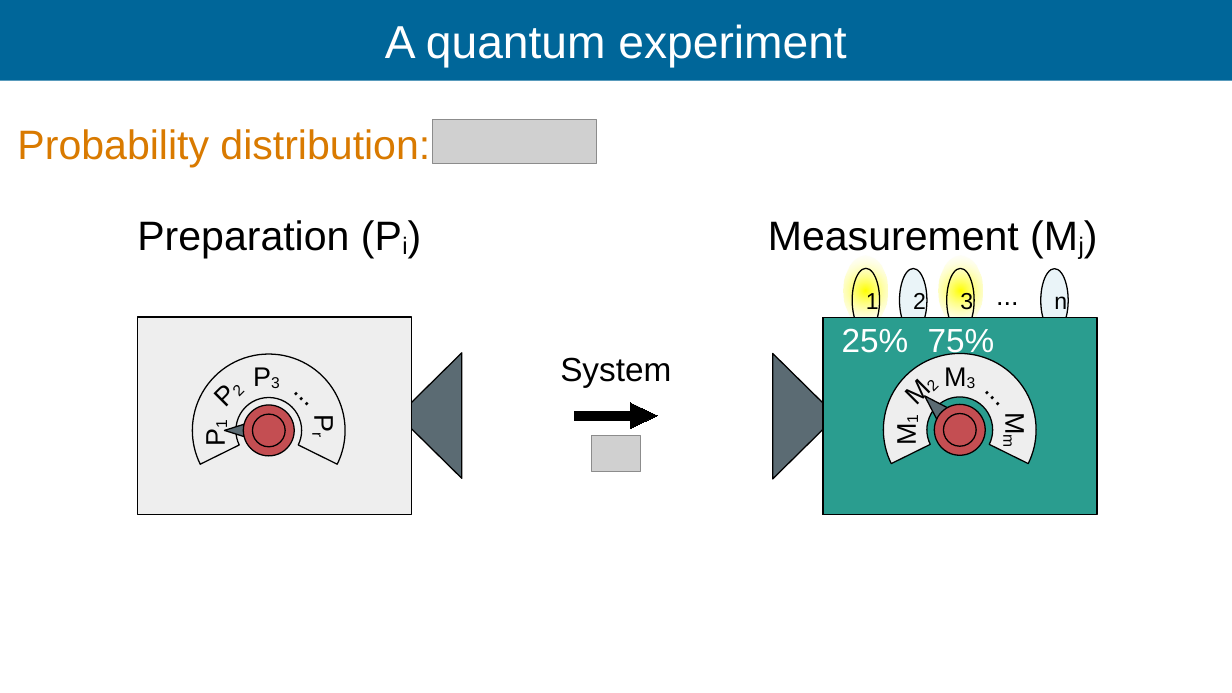
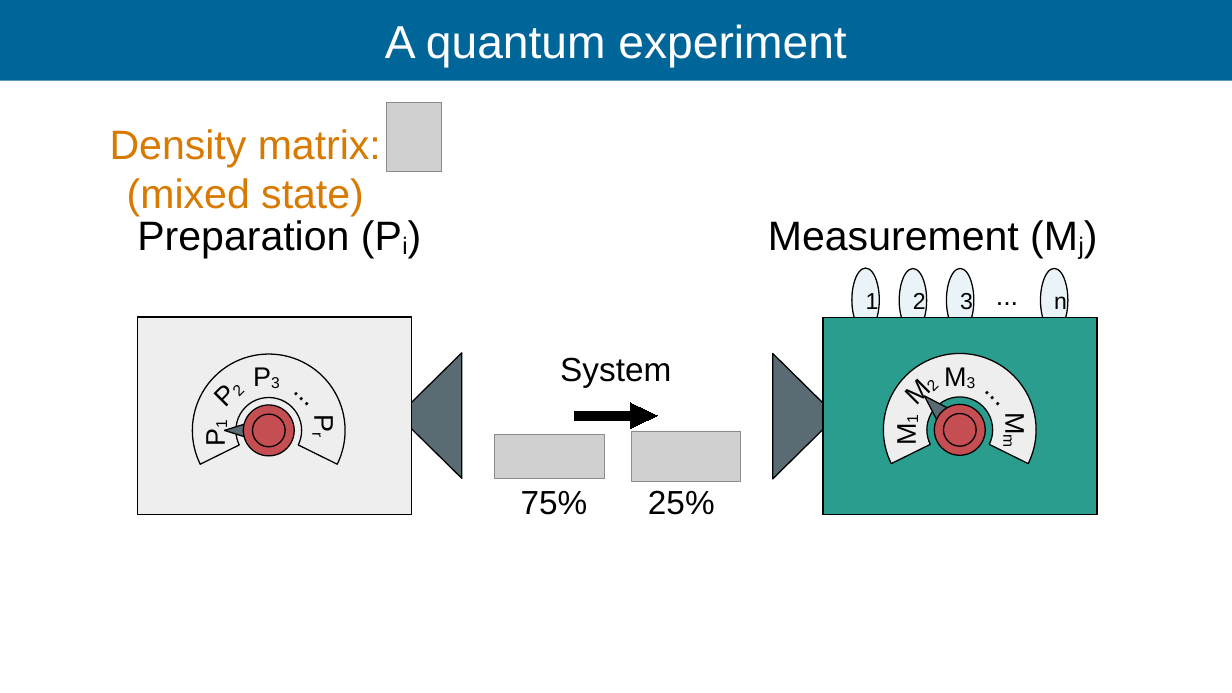
Before and after one commit to Ismaele-vincent/PhD, a slide deck: slide 53 of 2026/Talks/ILL Seminar/ILL seminar 2026 ver2.odp (slide 56 before the commit). Drawn at 1232x693 pixels with LibreOffice and Linux fonts; fonts in the diff are those of the drawing; grey boxes stand for pictures; background and template pictures are left out. Boxes give left, top, right and bottom in pixels: in the first picture for what was removed or moved away, otherwise in the second. Text is boxed around its words. In the diff, an @@ line names an element or a change of style, - is before the commit and + after.

```diff
--- a/2026/Talks/ILL Seminar/ILL seminar 2026 ver2.odp
+++ b/2026/Talks/ILL Seminar/ILL seminar 2026 ver2.odp
@@ picture: place and size @@
-picture at (432, 119, 597, 163)
+picture at (387, 103, 441, 171)
@@ text removed at (17, 129, 430, 167) @@
-Probability distribution:
@@ text added at (110, 129, 381, 216), 32 pt, text #D97A00 @@
+Density matrix:
+(mixed state)
@@ ellipse removed at (843, 256, 888, 326) @@
@@ ellipse "1" at (852, 268, 879, 332): fill none to #EAF4F8 @@
@@ ellipse removed at (938, 256, 983, 326) @@
@@ ellipse "3" at (947, 269, 974, 332): fill none to #EAF4F8 @@
@@ picture: place and size @@
-picture at (591, 436, 641, 472)
+picture at (494, 434, 604, 478)
@@ picture added at (631, 431, 741, 482) @@
@@ text "75%": place and size @@
-text "75%" at (928, 329, 995, 358)
+text "75%" at (521, 491, 588, 515)
@@ text "75%" at (521, 491, 588, 515): text colour #FFFFFF to #000000 @@
@@ text "25%" at (648, 490, 715, 515): text colour #FFFFFF to #000000 @@
@@ text "25%": place and size @@
-text "25%" at (842, 328, 909, 353)
+text "25%" at (648, 490, 715, 515)
```
Also in this commit, not shown: 20 other slides changed, 16 slides added, 5 slides removed, 4 other files.
